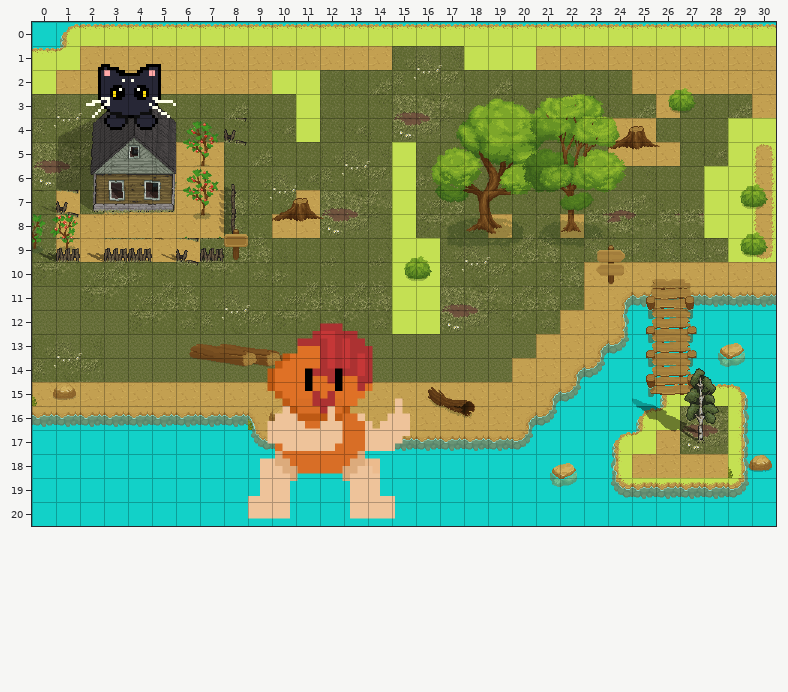
Tiled map (JSON) -- mymap.tmj. Above is the file before it was changed.
Cells are 32x32 px. Shown: x 0..30, y 0..20.
The same view after the edit:
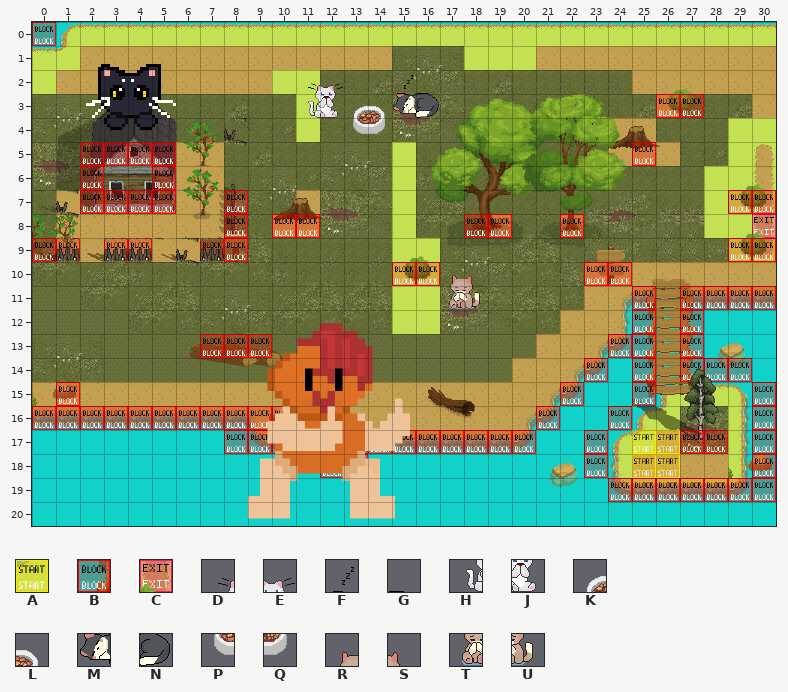
Key: from "Chunk 1": A 0, B 1, C 2, D 205 flipped left-right, E 206 flipped left-right, F 207, G 208, H 209 flipped left-right, J 210 flipped left-right, K 211, L 212, M 213, N 214, P 215, Q 216, R 217, S 218, T 219, U 220.
_ is an empty cell.
Tiles of an added or newly shown layer are drawn over the layers below it.
See-through tiles are keyed as they look on the map.
From old to new:
{"where": "layer \"furniture/cats\" (added)"}
{"y":2,"x":11,"old":"__","new":"DE"}
{"y":2,"x":15,"old":"__","new":"FG"}
{"y":3,"x":11,"old":"______","new":"HJKLMN"}
{"y":4,"x":13,"old":"__","new":"PQ"}
{"y":10,"x":17,"old":"__","new":"RS"}
{"y":11,"x":17,"old":"__","new":"TU"}
{"where": "layer \"collisions\" (now shown)"}
{"y":0,"x":0,"old":"_","new":"B"}
{"y":3,"x":26,"old":"__","new":"BB"}
{"y":5,"x":2,"old":"____","new":"BBBB"}
{"y":5,"x":25,"old":"_","new":"B"}
{"y":6,"x":2,"old":"_","new":"B"}
{"y":6,"x":5,"old":"_","new":"B"}
{"y":7,"x":2,"old":"____","new":"BBBB"}
{"y":7,"x":8,"old":"_","new":"B"}
{"y":7,"x":29,"old":"__","new":"BB"}
{"y":8,"x":8,"old":"_","new":"B"}
{"y":8,"x":10,"old":"__","new":"BB"}
{"y":8,"x":18,"old":"__","new":"BB"}
{"y":8,"x":22,"old":"_","new":"B"}
{"y":8,"x":30,"old":"_","new":"C"}
{"y":9,"x":0,"old":"__","new":"BB"}
{"y":9,"x":3,"old":"__","new":"BB"}
{"y":9,"x":7,"old":"__","new":"BB"}
{"y":9,"x":29,"old":"__","new":"BB"}
{"y":10,"x":15,"old":"__","new":"BB"}
{"y":10,"x":23,"old":"__","new":"BB"}
{"y":11,"x":25,"old":"_","new":"B"}
{"y":11,"x":27,"old":"____","new":"BBBB"}
{"y":12,"x":25,"old":"_","new":"B"}
{"y":12,"x":27,"old":"_","new":"B"}
{"y":13,"x":7,"old":"___","new":"BBB"}
{"y":13,"x":24,"old":"__","new":"BB"}
{"y":13,"x":27,"old":"_","new":"B"}
{"y":14,"x":23,"old":"_","new":"B"}
{"y":14,"x":25,"old":"_","new":"B"}
{"y":14,"x":27,"old":"___","new":"BBB"}
{"y":15,"x":1,"old":"_","new":"B"}
{"y":15,"x":22,"old":"_","new":"B"}
{"y":15,"x":25,"old":"_","new":"B"}
{"y":15,"x":30,"old":"_","new":"B"}
{"y":16,"x":0,"old":"___________","new":"BBBBBBBBBBB"}
{"y":16,"x":21,"old":"_","new":"B"}
{"y":16,"x":24,"old":"_","new":"B"}
{"y":16,"x":30,"old":"_","new":"B"}
{"y":17,"x":8,"old":"___","new":"BBB"}
{"y":17,"x":13,"old":"________","new":"BBBBBBBB"}
{"y":17,"x":23,"old":"_","new":"B"}
{"y":17,"x":25,"old":"____","new":"AABB"}
{"y":17,"x":30,"old":"_","new":"B"}
{"y":18,"x":12,"old":"__","new":"BB"}
{"y":18,"x":23,"old":"_","new":"B"}
{"y":18,"x":25,"old":"__","new":"AA"}
{"y":18,"x":30,"old":"_","new":"B"}
{"y":19,"x":24,"old":"_______","new":"BBBBBBB"}
